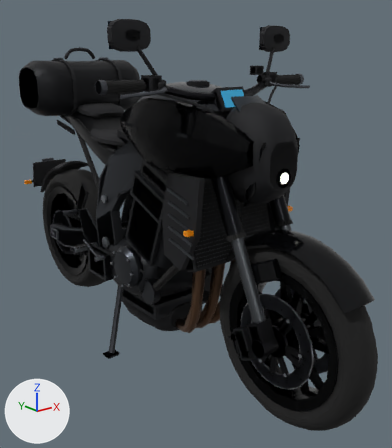
What one commit did to the glTF model assets/bikes/detail/bike07_mt09.glb.
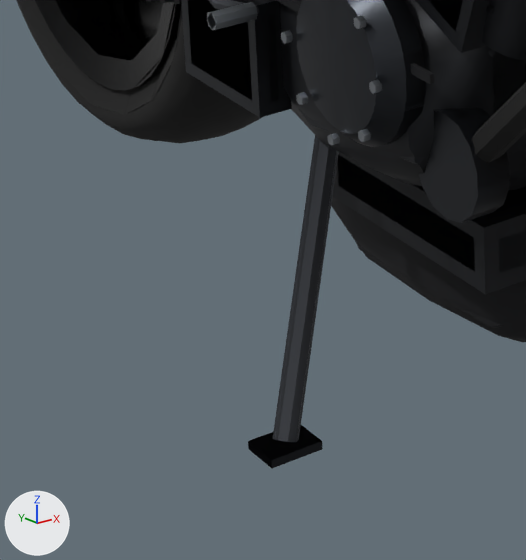
Each version appears first whole from a 50 mm lens placed at (-1.182, -1.707, 1.139), pointed at (0.1, -0.104, 0.498), and next in a close-up on the part from 12% to 42% of the width and 57% to 85% of the height. Every picture has the same lights, and +X, +Y and +Z are marked at lower left. The first two pictures are the older version. Where no turn or scale is listed for an object, it has been applied to the vertices. Vertices at exactly the same position are counted once.

Objects in the first close-up: 'body', 'body.001', 'wheel_rear', 'wheel_rear.001'.
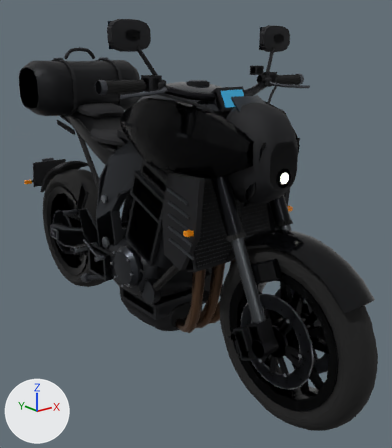
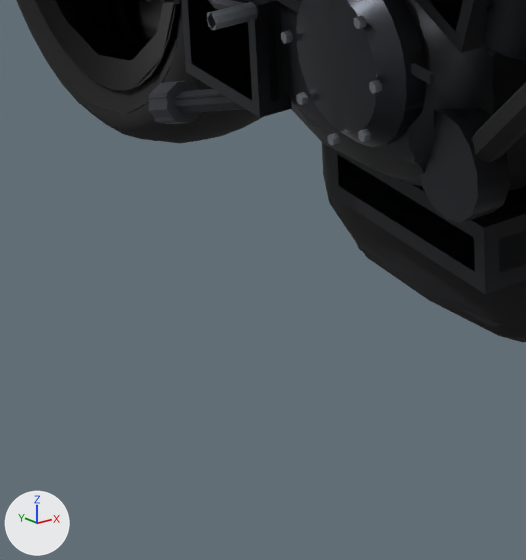
Location of each change, [x1, y1, x2, y2] in pixels of the close-ups (526 x 560 px):
'body.001', reshaped
    before: [146, 0, 526, 468]
    after: [146, 0, 526, 342]
'body', reshaped
    before: [181, 0, 526, 441]
    after: [148, 0, 526, 328]
part 1 of me_body, reshaped
    before: [274, 137, 339, 441]
    after: [148, 81, 243, 122]
part 2 of me_body_001, deleted
    before: [248, 425, 323, 468]
part 3 of me_body_001, cut back
    before: [272, 135, 337, 442]
    after: [148, 82, 245, 124]

The change, as a diff of the scene's bpy script:
```diff
--- a/assets/bikes/detail/bike07_mt09.glb.py
+++ b/assets/bikes/detail/bike07_mt09.glb.py
@@ me_body @@
 # used by ob_body; location = (0.0, 0.0, 0.0)
-me_body.from_pydata(...)  # 1541 vertices, 2712 faces; spans x -0.3..0.28, y -0.96..1.04, z 0.02..1.05
+me_body.from_pydata(...)  # 1544 vertices, 2720 faces; spans x -0.28..0.28, y -0.96..1.04, z 0.06..1.05
+# me_body part 1
+# 10 vertices are removed from x -0.28..-0.15, y -0.05..0.05, z 0.03..0.3
+# 20 faces are deleted
+# 21 vertices are added at x -0.2..-0.15, y 0.04..0.33, z 0.18..0.31
+# 40 new faces join them, mat_steel_dark
+# other edits to the shape of me_body do not show in these pictures
 me_body.materials.append(mat_steel)
@@ me_body_001 @@
 # used by ob_body_001; location = (0.0, 0.0, 0.0)
-me_body_001.from_pydata(...)  # 6045 vertices, 11000 faces; spans x -0.3..0.28, y -0.96..1.05, z 0.02..1.05
+me_body_001.from_pydata(...)  # 6054 vertices, 11020 faces; spans x -0.28..0.28, y -0.96..1.05, z 0.06..1.05
+# me_body_001 part 2: the loose piece of 8 vertices spanning x -0.3..-0.25, y -0.06..-0.02, z 0.02..0.03 is deleted
+# me_body_001 part 3
+# 1 vertex is removed from x -0.27, y -0.04, z 0.03
+# 52 faces are deleted
+# 14 vertices move from x -0.28..-0.15, y -0.05..0.05, z 0.03..0.31 to x -0.19..-0.15, y 0.04..0.33, z 0.19..0.31
+# 18 vertices are added at x -0.2..-0.16, y 0.28..0.33, z 0.18..0.23
+# 64 new faces join them, mat_steel_dark
+# 20 new faces join them, mat_rubber
+# other edits to the shape of me_body_001 do not show in these pictures
 me_body_001.materials.append(mat_steel)
```
